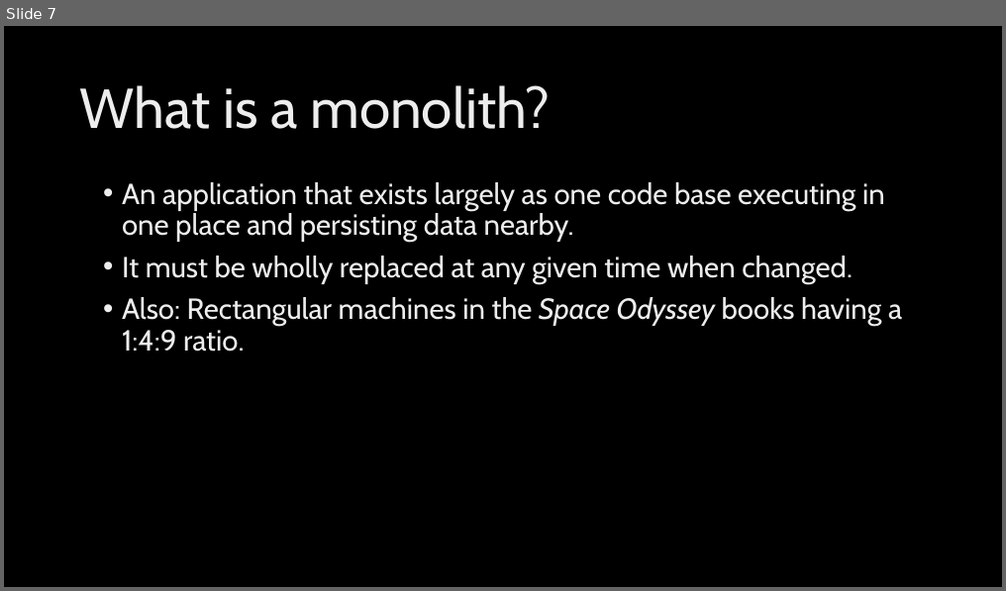
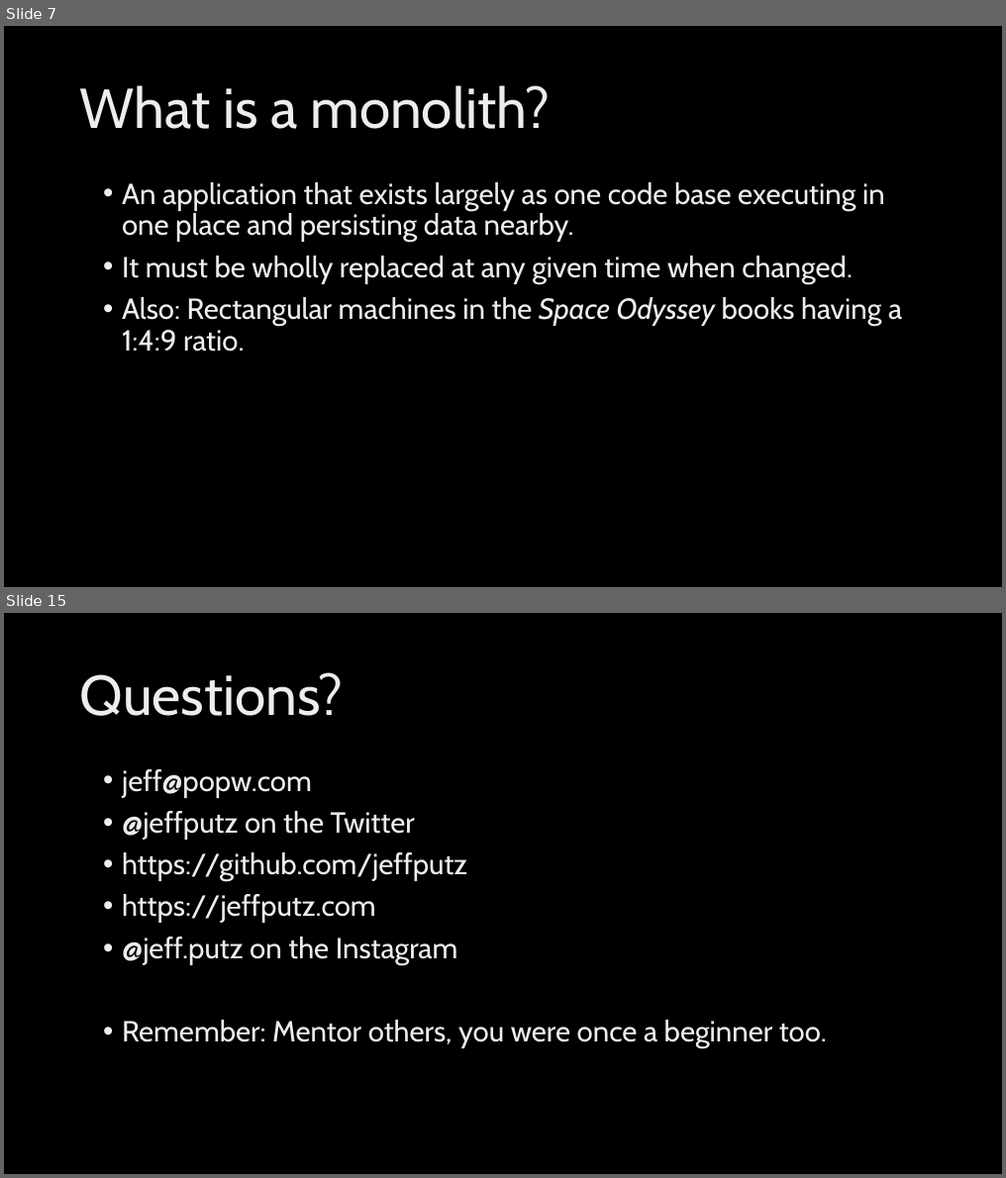
Before and after one commit to jeffputz/presentations, a slide deck: Breaking the Monolith.pptx. Shown one above the other, each under a label of ours: slide 7 before the commit, slides 7 and 15 after it; the slides between them are not shown. The pictures are 1006x591 and 1006x1178 pixels, drawn with LibreOffice and Linux fonts; fonts in the diff are those of the drawing; background and template pictures are left out. Boxes give left, top, right and bottom in pixels: in the first picture for what was removed or moved away, otherwise in the second. Text is boxed around its words. In the diff, an @@ line names an element or a change of style, - is before the commit and + after.

```diff
--- a/Breaking the Monolith.pptx
+++ b/Breaking the Monolith.pptx
@@ slide 15 added at bbox=[4, 613, 1002, 1174], background picture (left out) @@
@@ title added at bbox=[80, 672, 344, 716], 54 pt, text gradient #BFBFBF to #EDEDED to #FFFFFF @@
+Questions?
@@ text added at bbox=[122, 769, 827, 1049], 28 pt, text gradient #BFBFBF to #EDEDED to #FFFFFF @@
+• jeff@popw.com
+• @jeffputz on the Twitter
+• https://github.com/jeffputz
+• https://jeffputz.com
+• @jeff.putz on the Instagram
+• Remember: Mentor others, you were once a beginner too.
```
Also in this commit, not shown: 1 slide changed, 6 other slides added.
